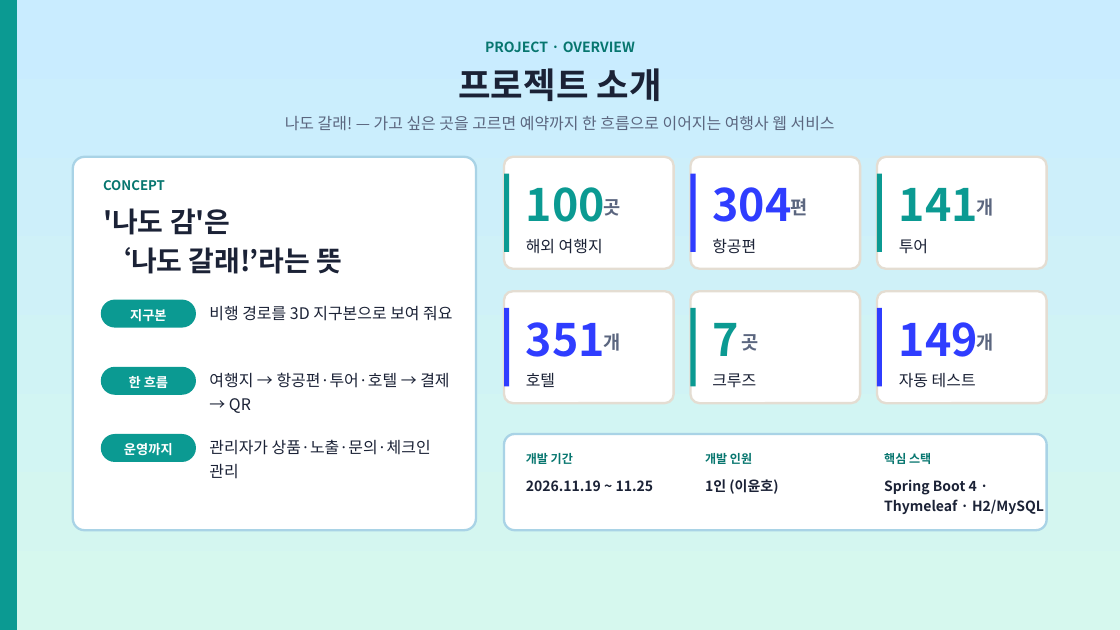
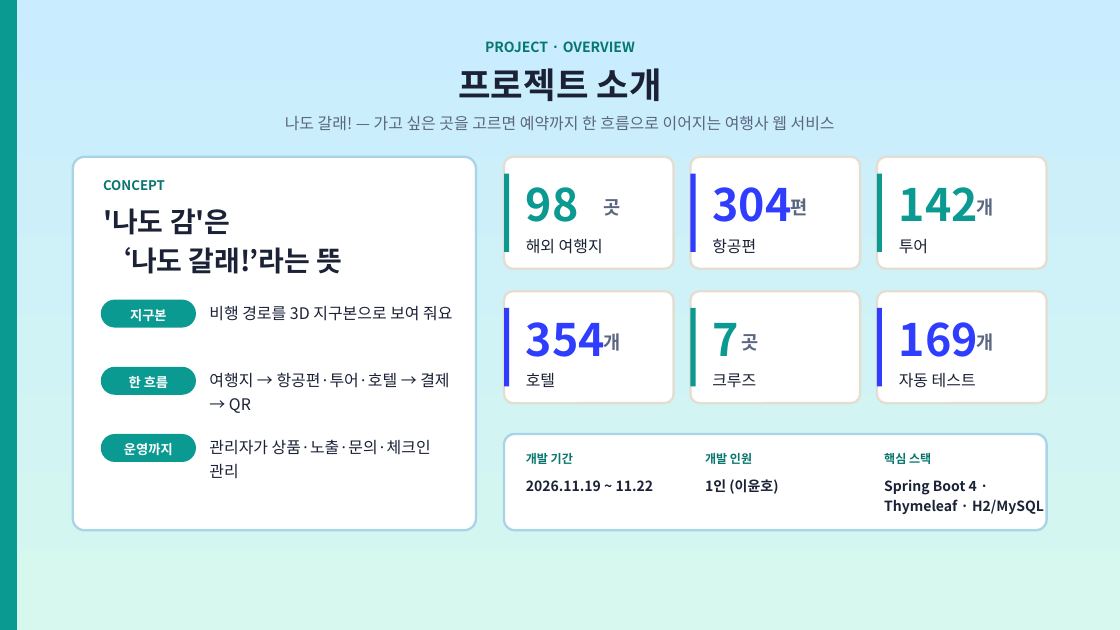
Before and after one commit to ho8566z/nado-gam_word, a slide deck: slide 4 of ppt_output/나도감_발표.pptx. Drawn at 1120x630 pixels with LibreOffice and Linux fonts; fonts in the diff are those of the drawing. Boxes give left, top, right and bottom in pixels: in the first picture for what was removed or moved away, otherwise in the second. Text is boxed around its words. In the diff, an @@ line names an element or a change of style, - is before the commit and + after.

```diff
--- a/ppt_output/나도감_발표.pptx
+++ b/ppt_output/나도감_발표.pptx
@@ text at bbox=[526, 187, 579, 222]: text changed @@
-100
+98
@@ text at bbox=[899, 187, 978, 221]: text changed @@
-141
+142
@@ text at bbox=[526, 322, 605, 357]: text changed @@
-351
+354
@@ text at bbox=[899, 322, 978, 357]: text changed @@
-149
+169
@@ text at bbox=[526, 480, 654, 491]: text changed @@
-2026.11.19 ~ 11.25
+2026.11.19 ~ 11.22
```
Also in this commit, not shown: 12 other slides changed, 6 other files.
